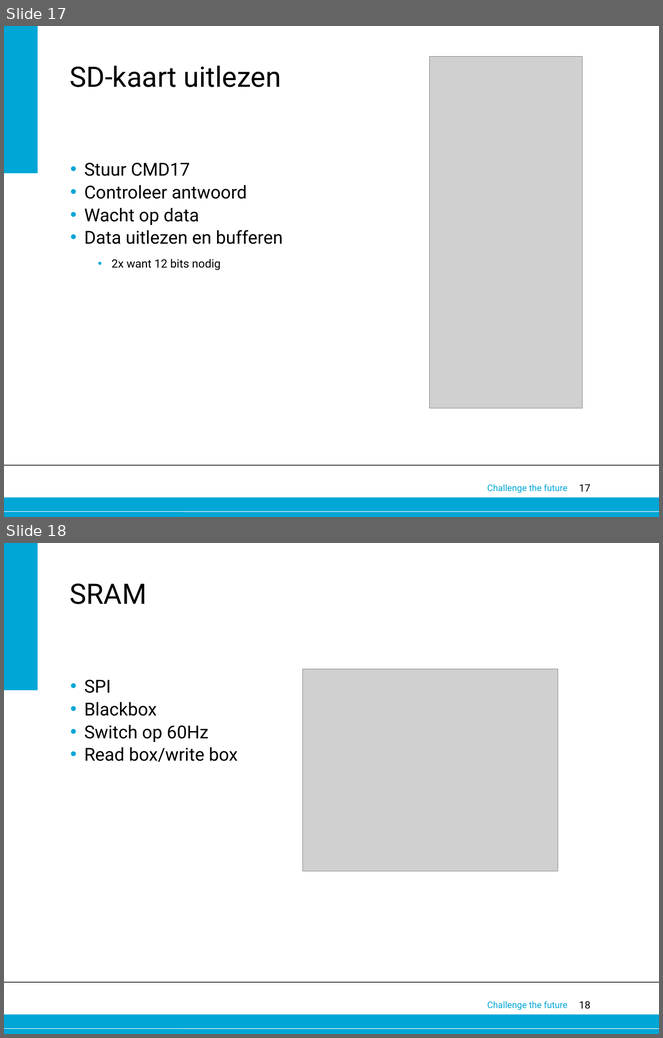
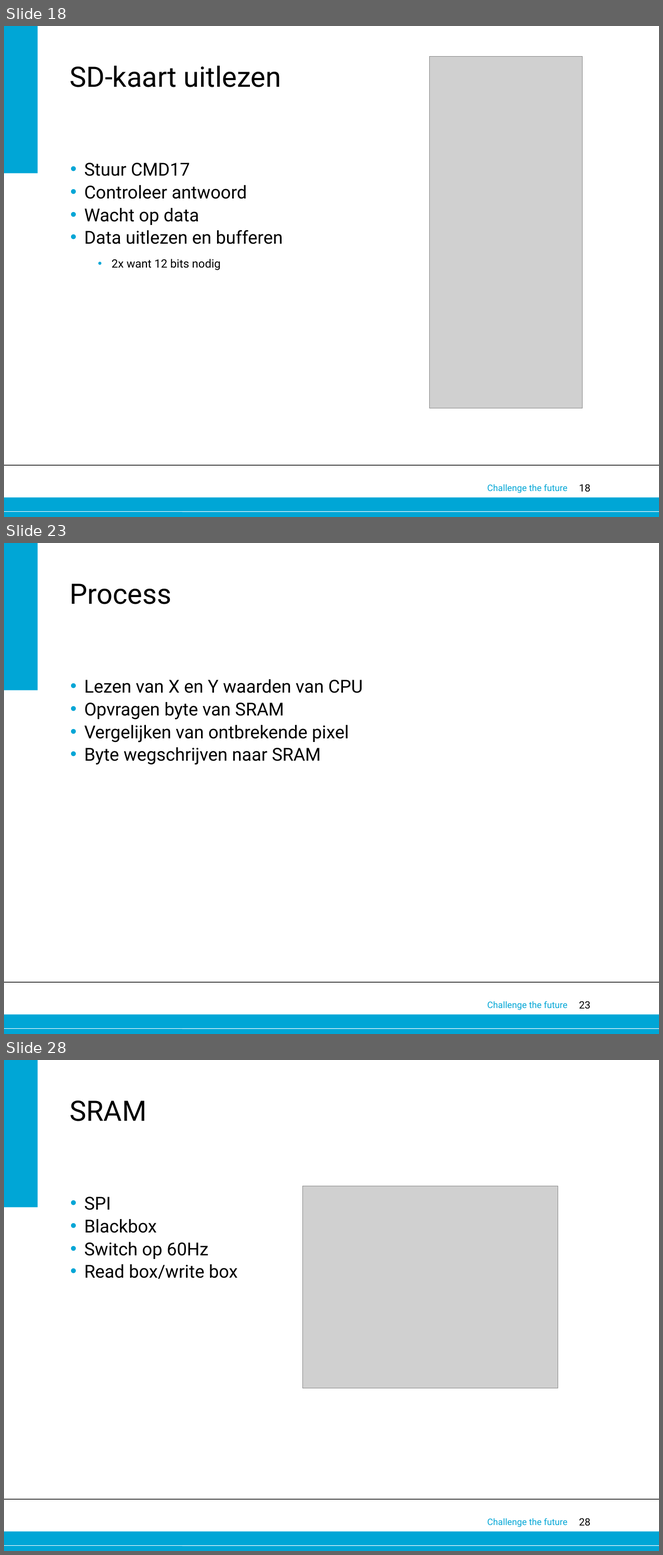
Before and after one commit to 0v3rf10w/epo3a5, a slide deck: Eindpresentatie.pptx. Shown one above the other, each under a label of ours: slides 17 and 18 before the commit, slides 18, 23 and 28 after it; the slides between them are not shown. The pictures are 663x1038 and 663x1555 pixels, drawn with LibreOffice and Linux fonts; fonts in the diff are those of the drawing; grey boxes stand for pictures; background and template pictures are left out. Boxes give left, top, right and bottom in pixels: in the first picture for what was removed or moved away, otherwise in the second. Text is boxed around its words. In the diff, an @@ line names an element or a change of style, - is before the commit and + after.

```diff
--- a/Eindpresentatie.pptx
+++ b/Eindpresentatie.pptx
@@ slide 23 added at <box>4,543,659,1034</box>, background #FFFFFF; not listed: 6 template elements that a slide beside it also shows @@
@@ title added at <box>70,584,171,604</box>, 44 pt, text #000000 @@
+Process
@@ text added at <box>84,679,363,765</box>, 28 pt, text #000000 @@
+• Lezen van X en Y waarden van CPU
+• Opvragen byte van SRAM
+• Vergelijken van ontbrekende pixel
+• Byte wegschrijven naar SRAM
@@ what was slide 17 is now slide 18 @@
@@ page number at <box>579,485,591,492</box>: text changed @@
-17
+18
@@ what was slide 18 is now slide 28 @@
@@ page number at <box>579,1518,591,1526</box>: text changed @@
-18
+28
```
Also in this commit, not shown: 1 slide changed, 9 other slides added.
